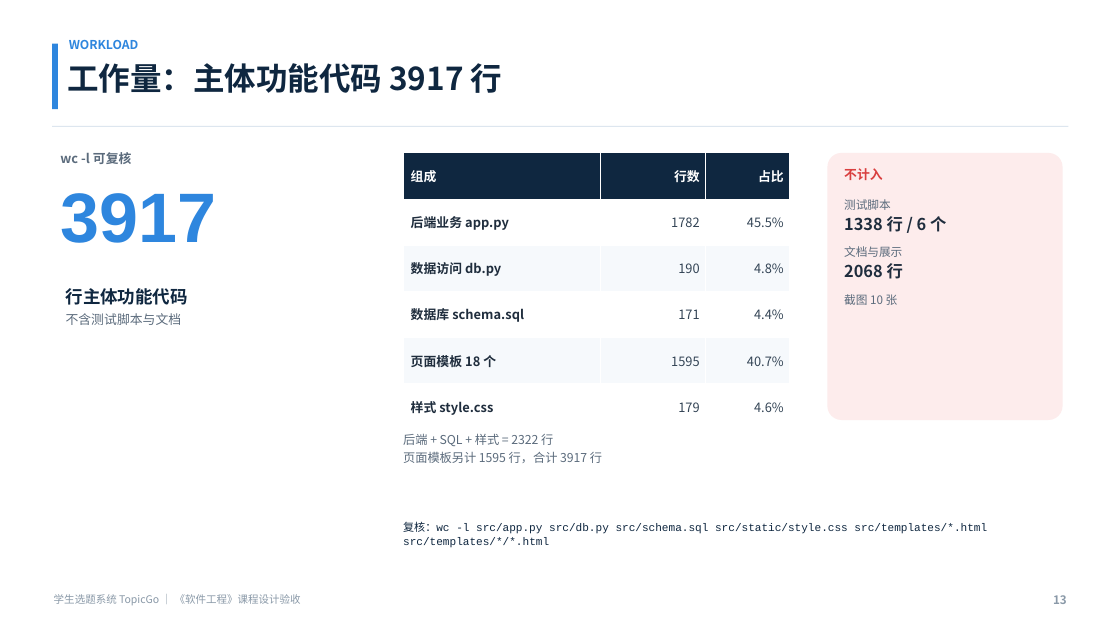
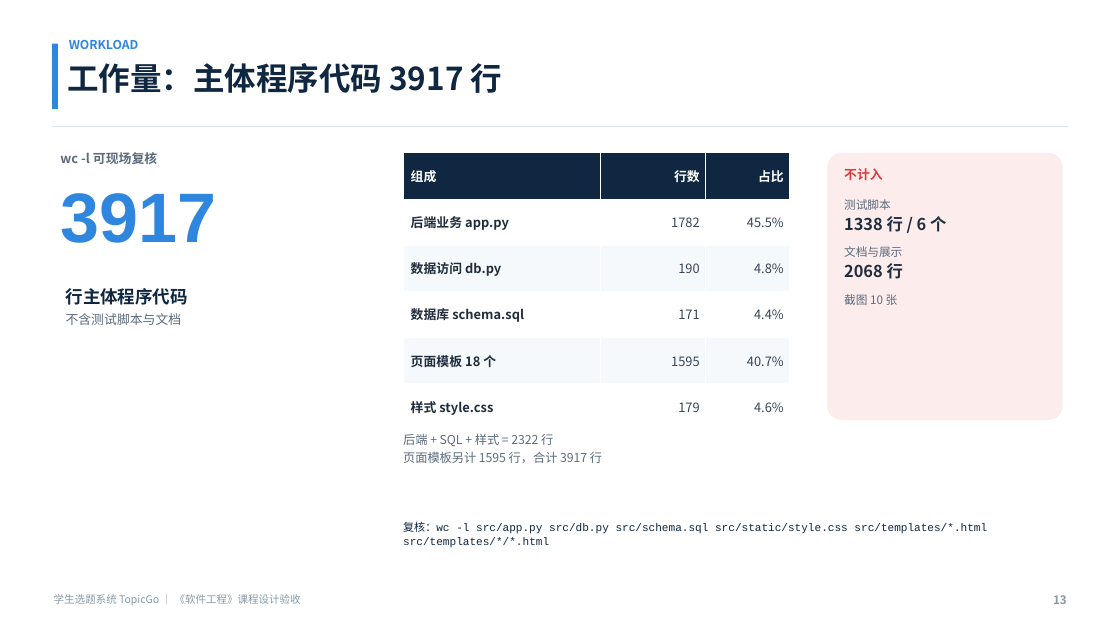
Before and after one commit to haixiaoyuntian/topicgo, a slide deck: slide 13 of student-topic-system/验收/TopicGo-验收汇报.pptx. Drawn at 1120x630 pixels with LibreOffice and Linux fonts; fonts in the diff are those of the drawing. Boxes give left, top, right and bottom in pixels: in the first picture for what was removed or moved away, otherwise in the second. Text is boxed around its words. In the diff, an @@ line names an element or a change of style, - is before the commit and + after.

```diff
--- a/student-topic-system/验收/TopicGo-验收汇报.pptx
+++ b/student-topic-system/验收/TopicGo-验收汇报.pptx
@@ text at (67, 63, 503, 93): text changed @@
-工作量：主体功能代码 3917 行
+工作量：主体程序代码 3917 行
@@ text at (60, 152, 157, 164): text changed @@
-wc -l 可复核
+wc -l 可现场复核
@@ text at (66, 288, 188, 305): text changed @@
-行主体功能代码
+行主体程序代码
```
Also in this commit, not shown: 11 other slides changed, 2 other files.
